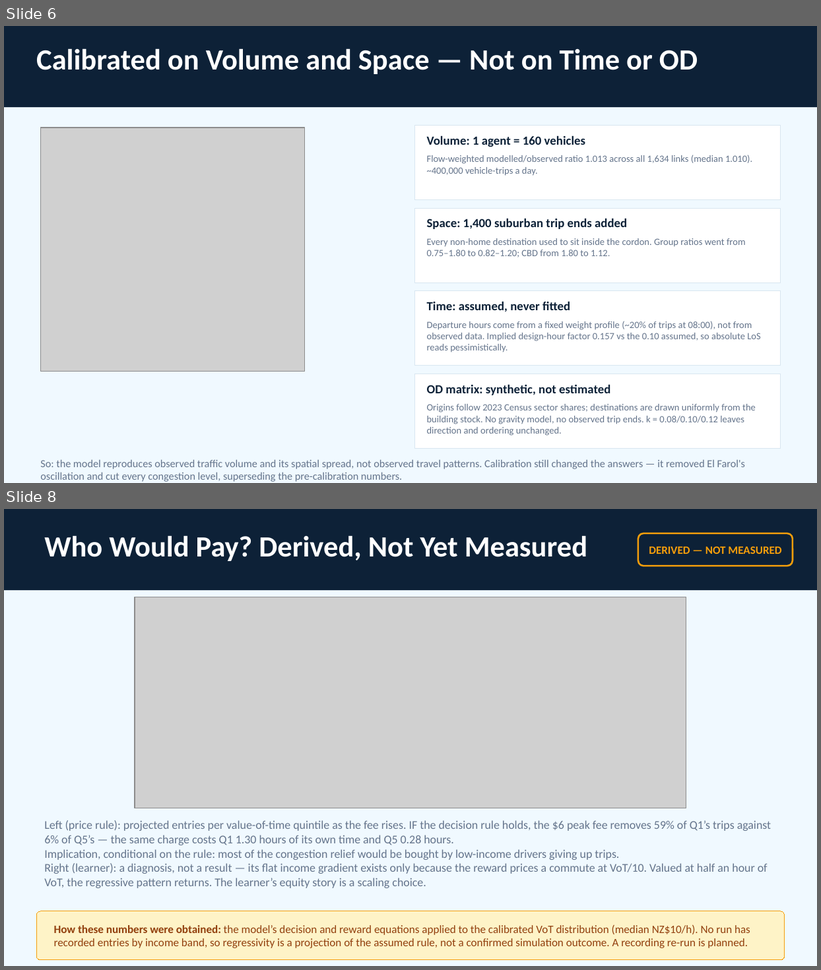
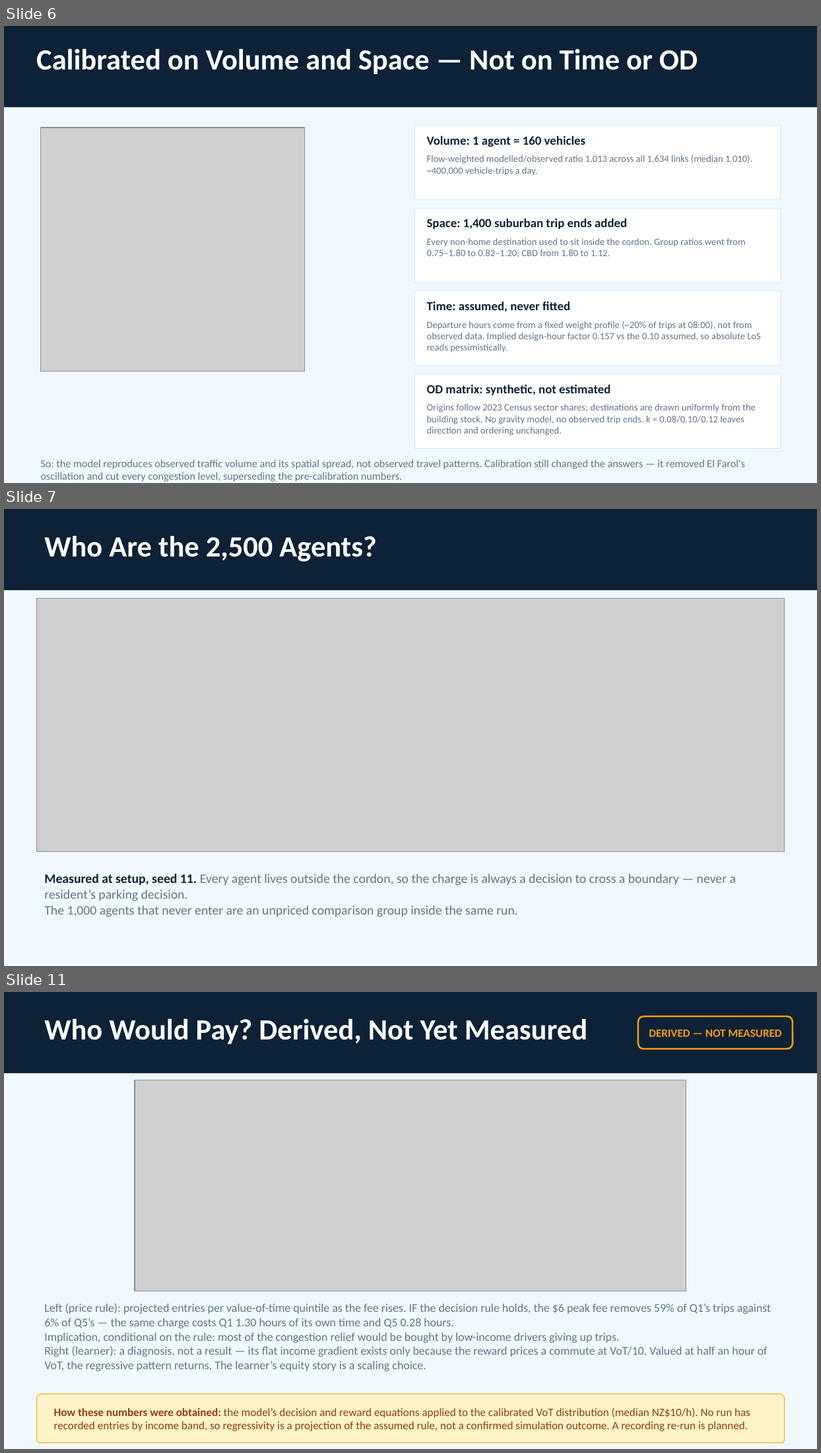
Before and after one commit to dataandcrowd/SSC2026, a slide deck: presentation/SSC2026_presentation.pptx. Shown one above the other, each under a label of ours: slides 6 and 8 before the commit, slides 6, 7 and 11 after it; the slides between them are not shown. The pictures are 821x970 and 821x1453 pixels, drawn with LibreOffice and Linux fonts; fonts in the diff are those of the drawing; grey boxes stand for pictures. Boxes give left, top, right and bottom in pixels: in the first picture for what was removed or moved away, otherwise in the second. Text is boxed around its words. In the diff, an @@ line names an element or a change of style, - is before the commit and + after.

```diff
--- a/presentation/SSC2026_presentation.pptx
+++ b/presentation/SSC2026_presentation.pptx
@@ slide 7 added at [4, 509, 817, 966], background #F0F9FF @@
@@ rectangle added at [4, 509, 817, 590], fill #0D2137 @@
@@ text added at [44, 535, 376, 562], 26 pt, text #FFFFFF, bold @@
+Who Are the 2,500 Agents?
@@ picture added at [36, 599, 785, 852] @@
@@ text added at [44, 874, 736, 918], 11.5 pt, text #64748B @@
+Measured at setup, seed 11. Every agent lives outside the cordon, so the charge is always a decision to cross a boundary — never a resident’s parking decision.
+The 1,000 agents that never enter are an unpriced comparison group inside the same run.
@@ what was slide 8 is now slide 11 @@
```
Also in this commit, not shown: 2 slides changed, 2 other slides added, 15 other files.
